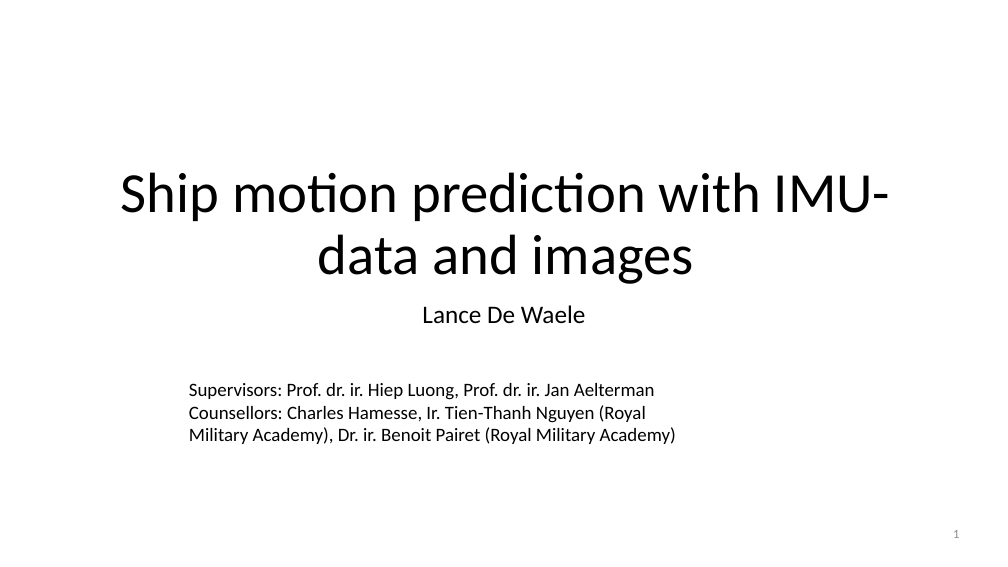
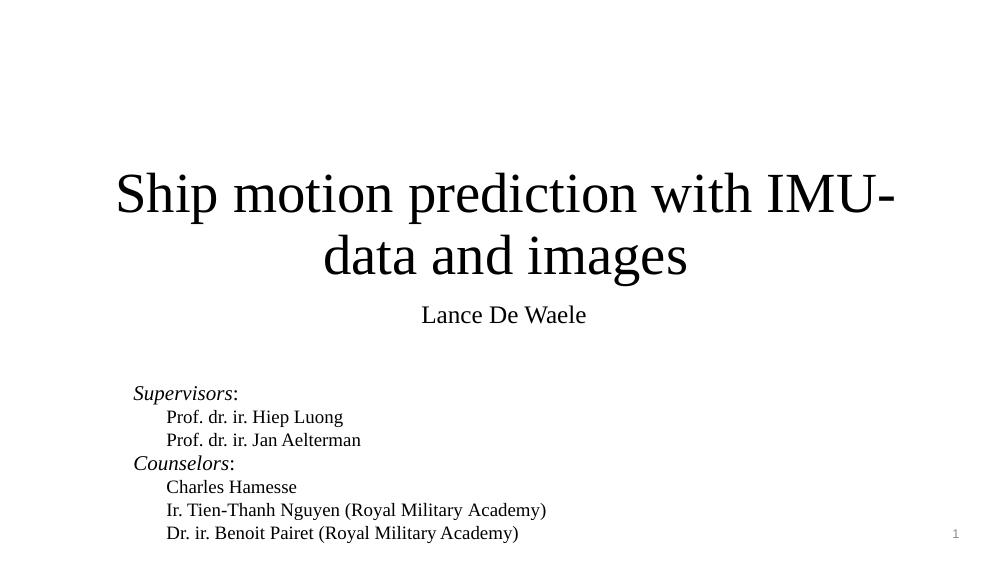
Before and after one commit to lancedw/3D-state-prediction-for-surface-vessels-using-IMU-data-and-images, a slide deck: slide 1 of docs/Presentations/Final_presentation.pptx. Drawn at 1008x567 pixels with LibreOffice and Linux fonts; fonts in the diff are those of the drawing; background and template pictures are left out. Boxes give left, top, right and bottom in pixels: in the first picture for what was removed or moved away, otherwise in the second. Text is boxed around its words. In the diff, an @@ line names an element or a change of style, - is before the commit and + after.

```diff
--- a/docs/Presentations/Final_presentation.pptx
+++ b/docs/Presentations/Final_presentation.pptx
@@ title "Ship motion prediction with IMU-data ..." at [115,172,896,285]: font Calibri to Times New Roman @@
@@ subtitle "Lance De Waele" at [421,305,586,324]: font Calibri to Times New Roman @@
@@ text at [133,386,547,543]: text changed; font Calibri to Times New Roman @@
-Counsellors: Charles Hamesse, Ir. Tien-Thanh Nguyen (Royal Military Academy), Dr. ir. Benoit Pairet (Royal Military Academy)
+Supervisors:
+Prof. dr. ir. Hiep Luong
+Prof. dr. ir. Jan Aelterman
+Counselors:
+Charles Hamesse
+Ir. Tien-Thanh Nguyen (Royal Military Academy)
+Dr. ir. Benoit Pairet (Royal Military Academy)
@@ text removed at [189,383,655,400] @@
-Supervisors: Prof. dr. ir. Hiep Luong, Prof. dr. ir. Jan Aelterman
@@ page number at [952,529,959,538]: font Calibri to Arial @@
```
Also in this commit, not shown: 30 other slides changed, 1 slide added, 4 slides removed, 2 other files.
